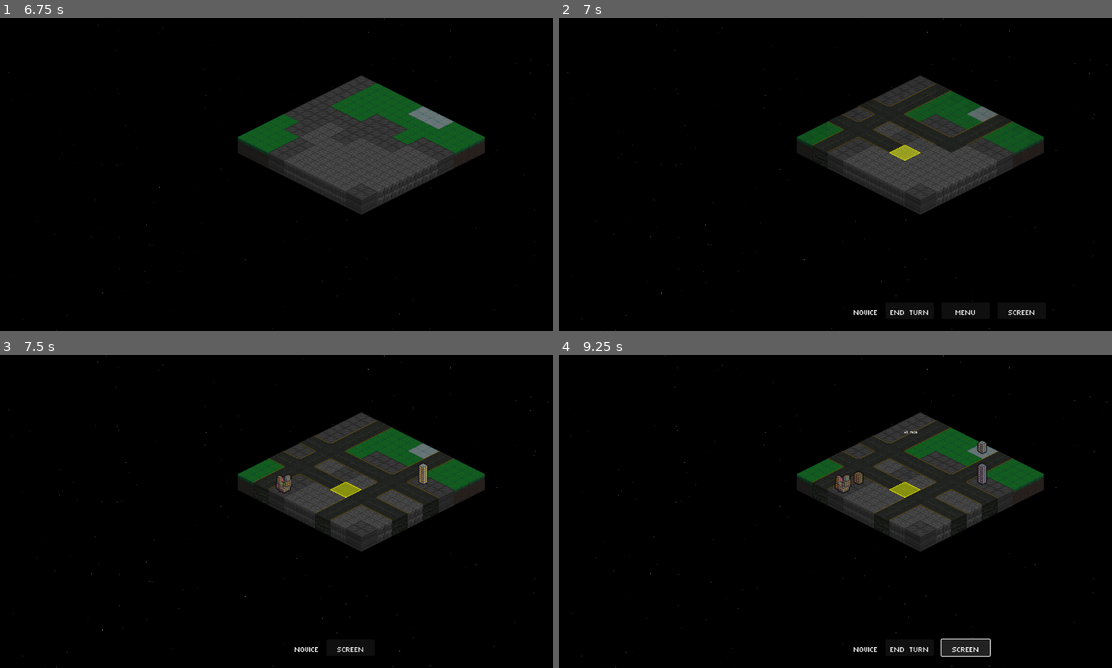
Above: before the commit, frames 1-4 (two rows, left to right).
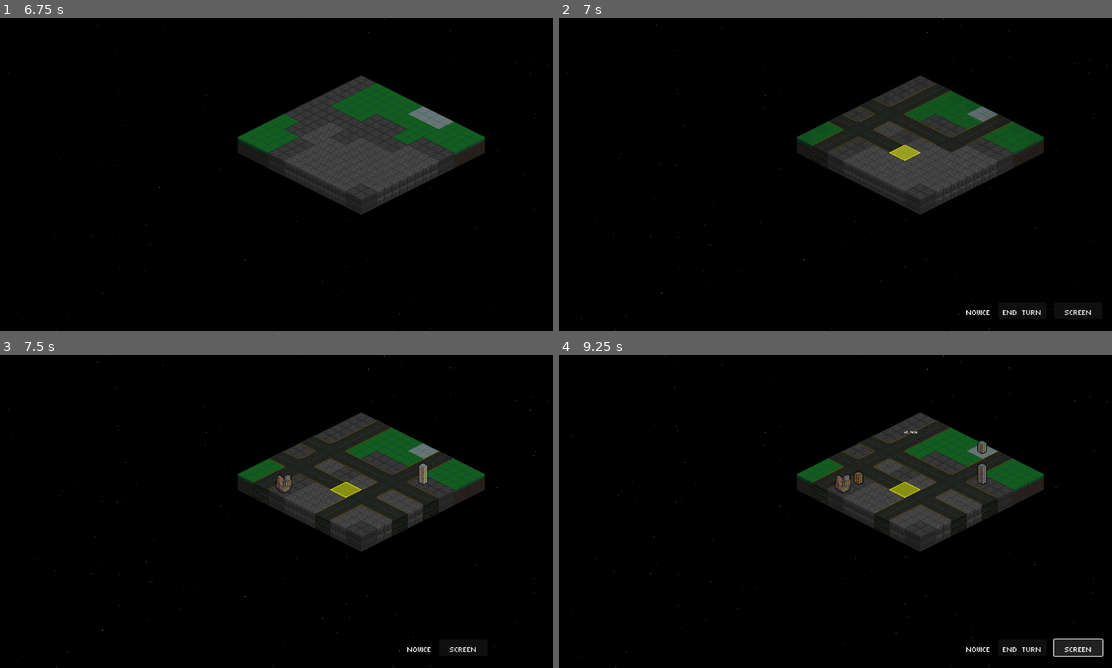
Above: after the commit, the same moments.

Repository: Tekknobot/Terrain
Game: Godot game, scene res://Scenes/TitleScreen.tscn
Same seed, same stepped clock (60 frames per second), same inputs: the game is played once before the commit and once after it. Sound files missing from this copy of the repository are replaced by a short silence.
Inputs (mouse positions are in pixels of both pictures, inside the frame that each line leads up to):
- Up to frame 1 (6.75 s): click "PLAY" at 0.5 s; click (110, 115) at 1.25 s; click "Confirm" at 2 s; click (276, 174) at 2.77 s; tap Enter (ui_accept) at 3.5, 3.77, 6.5 s; move the mouse to (398, 158) at 3.52 s; click (398, 158) at 3.67 s; drag from (165, 190) to (337, 177) at 4.27 s; move the mouse to (331, 105) at 5.02 s; click (331, 105) at 5.17 s; drag from (248, 237) to (287, 174) at 5.77 s; move the mouse to (447, 221) at 6.52 s; click (447, 221) at 6.67 s
- Up to frame 2 (7 s): tap Enter (ui_accept) at 6.77 s
- Up to frame 3 (7.5 s): click "END TURN" at 7.25 s
- Up to frame 4 (9.25 s): click "Screen" at 8 s; click "Screen" at 8.75 s

Frame 1 is identical in both runs. In frame 2, 0.3% of the frame differs, in the area x 53-97%, y 93-95%; in frame 3, 0.2%; in frame 4, 1.3%, in the area x 53-99%, y 90-97%.

Commit message:
Push for break.

Diff:
--- a/Scenes/Main.tscn
+++ b/Scenes/Main.tscn
@@ -298,9 +298,9 @@
 [node name="HBoxContainer" type="HBoxContainer" parent="CanvasLayer/Control"]
 custom_minimum_size = Vector2(0, 18)
 layout_mode = 0
-offset_left = -50.0
+offset_left = 183.0
 offset_top = 32.0
-offset_right = 828.0
+offset_right = 1061.0
 offset_bottom = 66.0
 theme_override_constants/separation = 16
 
@@ -328,6 +328,7 @@
 text = "MAP"
 
 [node name="Menu" type="Button" parent="CanvasLayer/Control/HBoxContainer"]
+visible = false
 custom_minimum_size = Vector2(100, 32)
 layout_mode = 2
 theme_override_fonts/font = ExtResource("39_jffjd")
--- a/Scripts/RewardsUpgrades.gd
+++ b/Scripts/RewardsUpgrades.gd
@@ -105,7 +105,7 @@
 				btn.add_theme_font_size_override("font_size", 32)
 
 			# Ensure a minimum size so UI doesn’t shrink/grow
-			btn.custom_minimum_size = Vector2(64, 16)
+			btn.custom_minimum_size = Vector2(72, 16)
 
 			# Signal
 			btn.pressed.connect(Callable(self, "_on_upgrade_chosen").bind(unit_id, upgrade))
--- a/Scripts/TurnManager.gd
+++ b/Scripts/TurnManager.gd
@@ -327,10 +327,9 @@
 		print("❌ Game Over - You Lost!")
 		_show_game_over_screen("lose", stats, rewards)
 		hide_end_turn_button()
-		TurnManager.save_player_survivors_to_gamedata()
 		match_done = true
 		await get_tree().create_timer(1.0).timeout
-		#GameData.on_run_failed()  # ← hard reset between runs, back to Title
+		GameData.on_run_failed()  # ← hard reset between runs, back to Title
 		return
 	elif not enemy_units_exist:
 		print("✅ Game Over - You Won!")
